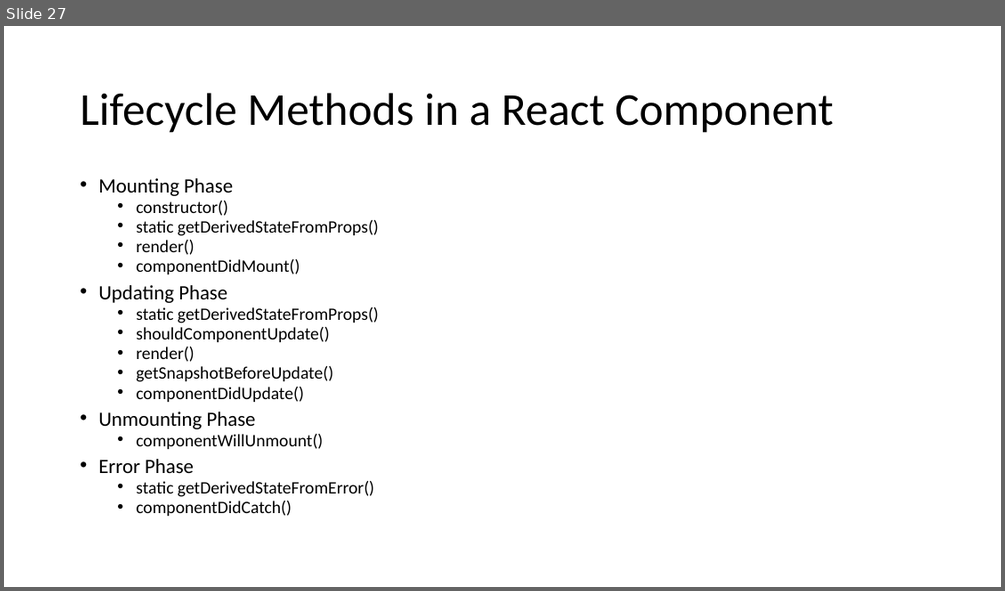
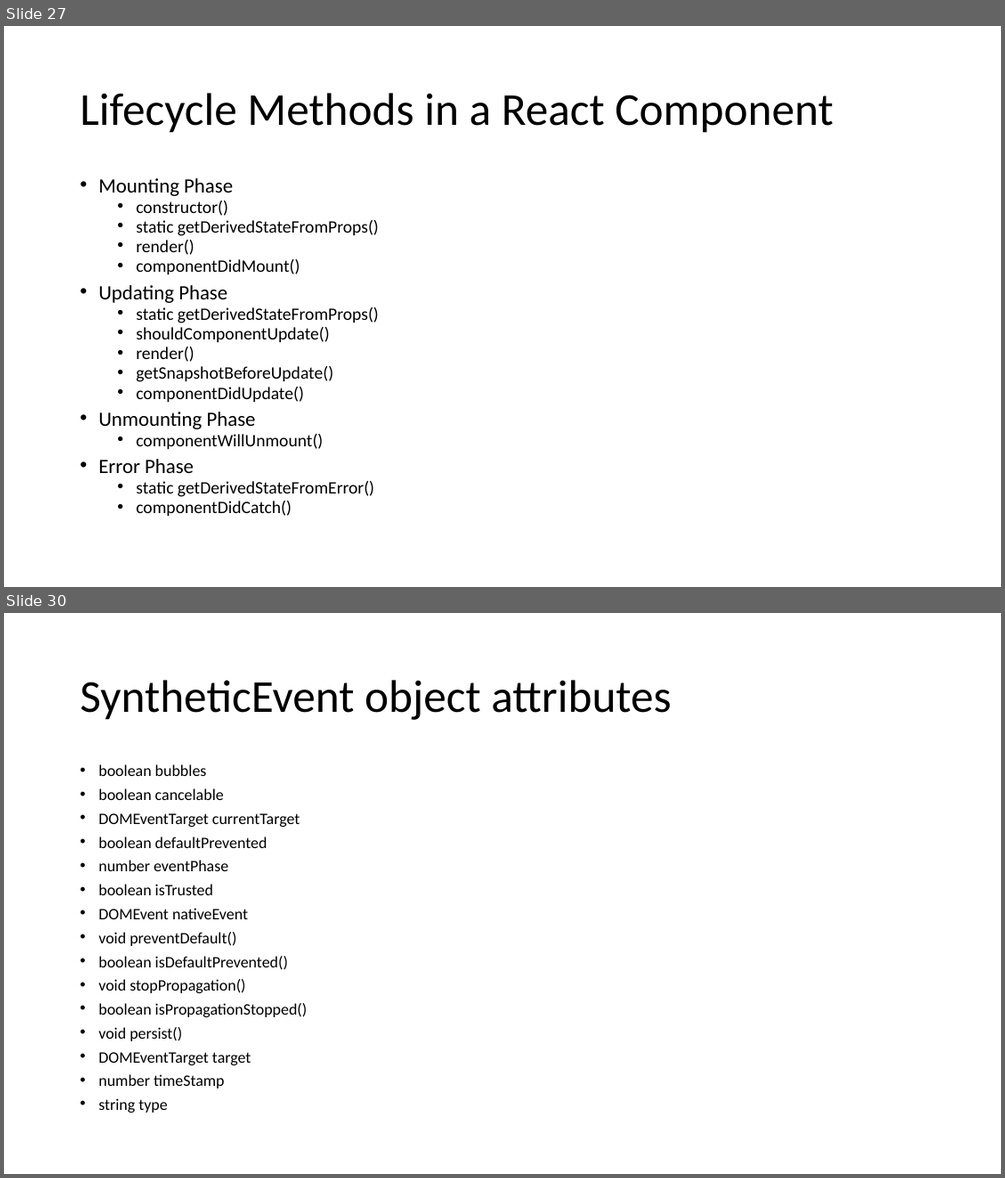
Before and after one commit to manishvbn/ReactJS_WE_Jun22, a slide deck: Notes/React.pptx. Shown one above the other, each under a label of ours: slide 27 before the commit, slides 27 and 30 after it; the slides between them are not shown. The pictures are 1005x591 and 1005x1178 pixels, drawn with LibreOffice and Linux fonts; fonts in the diff are those of the drawing. Boxes give left, top, right and bottom in pixels: in the first picture for what was removed or moved away, otherwise in the second. Text is boxed around its words. In the diff, an @@ line names an element or a change of style, - is before the commit and + after.

```diff
--- a/Notes/React.pptx
+++ b/Notes/React.pptx
@@ slide 30 added at [4,613,1001,1174], background #FFFFFF @@
@@ title added at [80,680,671,720], 44 pt, text #000000 @@
+SyntheticEvent object attributes
@@ text added at [98,764,307,1112], 15.4 pt, text #000000 @@
+• boolean bubbles
+• boolean cancelable
+• DOMEventTarget currentTarget
+• boolean defaultPrevented
+• number eventPhase
+• boolean isTrusted
+• DOMEvent nativeEvent
+• void preventDefault()
+• boolean isDefaultPrevented()
+• void stopPropagation()
+• boolean isPropagationStopped()
+• void persist()
+• DOMEventTarget target
+• number timeStamp
+• string type
```
Also in this commit, not shown: 15 other slides added.
